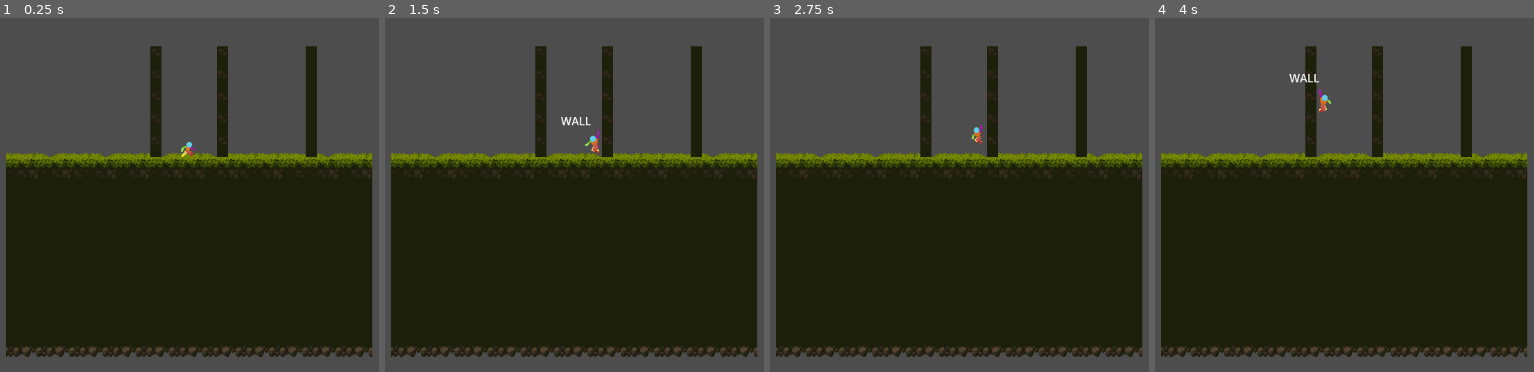
Above: before the commit, frames 1-4 (left to right).
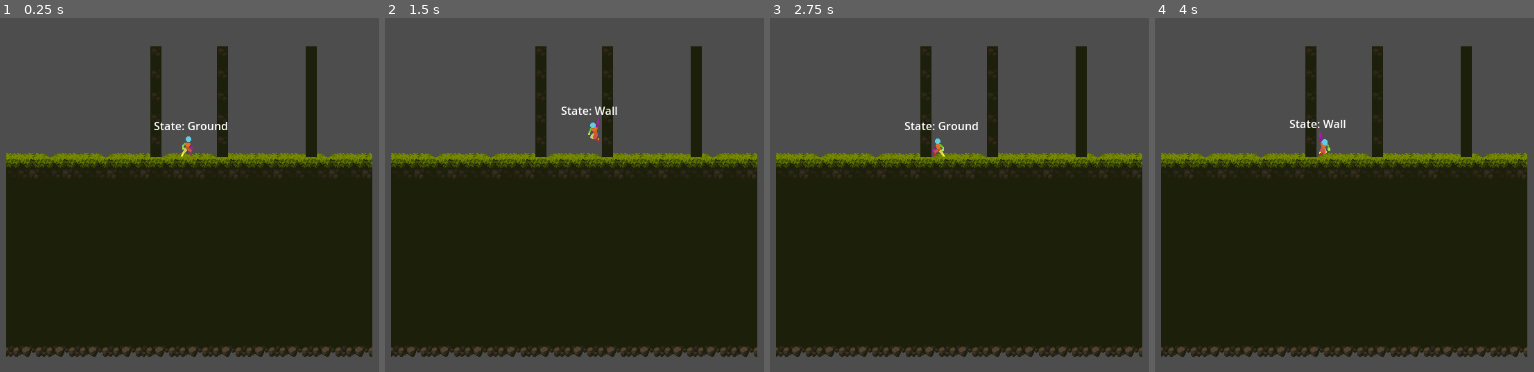
Above: after the commit, the same moments.

Repository: F1R3015/Blasphemous-Copia-Descaradisima
Game: Godot game, scene res://Levels/test_level.tscn
Same seed, same stepped clock (60 frames per second), same inputs: the game is played once before the commit and once after it.
Inputs:
- Up to frame 1 (0.25 s): no input
- Up to frame 2 (1.5 s): tap Enter at 0.5 s; hold Space (jump) 0.53-1.28 s; hold D (move_right) from 0.53 s (still down); tap Space (jump) at 1.35 s
- Up to frame 3 (2.75 s): tap Space (jump) at 1.52, 1.82 s; release D (move_right) at 2.03 s; hold A (move_left) from 2.03 s (still down); hold Space (jump) from 2.03 s (still down)
- Up to frame 4 (4 s): keep holding A (move_left); release Space (jump) at 2.78 s; tap Space (jump) at 2.85, 3.02, 3.32 s; hold Space (jump) from 3.53 s (still down)

The runs differ from the first frame. In frame 1, 0.3% of the frame differs, in the area x 40-61%, y 29-40%; in frame 2, 0.5%; in frame 3, 0.4%; in frame 4, 0.5%, in the area x 35-51%, y 15-39%.

Commit message:
Arreglado el movimiento del personaje

Diff:
--- a/Character/LandingState.gd
+++ b/Character/LandingState.gd
@@ -5,8 +5,20 @@
 
 @export var landing_animation_name : String = "land"
 @export var ground_state : State
-
+@export var air_state : State
 
 func _on_animation_tree_animation_finished(anim_name: StringName) -> void:
 	if( anim_name == landing_animation_name):
 		next_state = ground_state
+
+func jump():
+	character.velocity.y = character.jump_velocity
+	next_state = air_state
+	playback.travel("jump")
+
+func state_input(event : InputEvent):
+	if(event.is_action_pressed("jump")):
+		jump()
+
+func on_exit():
+	playback.next()
--- a/Character/StateDebug.gd
+++ b/Character/StateDebug.gd
@@ -9,7 +9,4 @@
 
 # Called every frame. 'delta' is the elapsed time since the previous frame.
 func _process(delta: float) -> void:
-	if wall_check.is_colliding() :
-		text = "WALL"
-	else :
-		text = ""
+	text = "State: " + state_machine.current_state.name
--- a/Character/WallState.gd
+++ b/Character/WallState.gd
@@ -5,6 +5,8 @@
 @export var landing_state : State
 @export var air_state : State
 @export var wall_check : RayCast2D
+@export var remain_in_wall : RayCast2D
+@export var sprite : Sprite2D
 
 func state_process(delta : float) :
 	character.velocity.y += (character.fall_gravity*delta)/32
@@ -12,21 +14,35 @@
 	if(character.is_on_floor()):
 		next_state = landing_state
 		playback.travel("land")
-
+	if(!remain_in_wall.is_colliding()):
+		playback.travel("falling")
+		next_state = air_state
 
 
 
 
 func state_input(event : InputEvent):
-	if(event.is_action_pressed("jump") ):
+	if(event.is_action_pressed("jump") && remain_in_wall.rotation_degrees == 0 && Input.is_action_pressed("move_left") && !Input.is_action_pressed("move_right")):
 		jump()
-	elif(event.is_action_pressed("jump")):
+	elif(event.is_action_pressed("jump") && remain_in_wall.rotation_degrees == 180 && Input.is_action_pressed("move_right") && !Input.is_action_pressed("move_left")):
 		jump()
+
+	if event.is_action_pressed("move_down"):
+		character.velocity.y *= 4
+	elif(event.is_action_released("move_down")):
+		character.velocity.y /= 4
 
 func on_enter():
 	character.velocity = Vector2.ZERO
+	remain_in_wall.rotation_degrees = wall_check.rotation_degrees
+	if remain_in_wall.rotation_degrees == 0 :
+		sprite.flip_h = false
+	else :
+		sprite.flip_h = true
 
-
+func on_exit():
+	if playback.get_current_node() == "wall_land" :
+		playback.next()
 
 func jump():
 	character.velocity = Vector2.ZERO
--- a/Character/player.tscn
+++ b/Character/player.tscn
@@ -179,7 +179,7 @@
 
 [sub_resource type="Animation" id="Animation_c8slg"]
 resource_name = "land"
-length = 0.8
+length = 0.1
 tracks/0/type = "value"
 tracks/0/imported = false
 tracks/0/enabled = true
@@ -335,6 +335,21 @@
 "transitions": PackedFloat32Array(1, 1, 1),
 "update": 1,
 "values": [0, 1, 2]
+}
+
+[sub_resource type="Animation" id="Animation_f8x03"]
+resource_name = "jab"
+tracks/0/type = "value"
+tracks/0/imported = false
+tracks/0/enabled = true
+tracks/0/path = NodePath(".:texture")
+tracks/0/interp = 1
+tracks/0/loop_wrap = true
+tracks/0/keys = {
+"times": PackedFloat32Array(),
+"transitions": PackedFloat32Array(),
+"update": 1,
+"values": []
 }
 
 [sub_resource type="AnimationLibrary" id="AnimationLibrary_f2pcj"]
@@ -342,6 +357,7 @@
 "RESET": SubResource("Animation_h3jn8"),
 "falling": SubResource("Animation_q5vl2"),
 "idle": SubResource("Animation_uhakv"),
+"jab": SubResource("Animation_f8x03"),
 "jump": SubResource("Animation_yuoau"),
 "land": SubResource("Animation_c8slg"),
 "run": SubResource("Animation_eyt81"),
@@ -426,9 +442,7 @@
 states/wall_slide/node = SubResource("AnimationNodeAnimation_bhm1h")
 states/wall_slide/position = Vector2(728, 110.562)
 transitions = ["Move", "jump", SubResource("AnimationNodeStateMachineTransition_xiwgb"), "land", "Move", SubResource("A …(759 unchanged characters)…
-graph_offset = Vector2(-63, -74.4378)
-
-[sub_resource type="AnimationNodeStateMachinePlayback" id="AnimationNodeStateMachinePlayback_sjq6e"]
+graph_offset = Vector2(-63, 6.99494)
 
 [node name="Player" type="CharacterBody2D"]
 texture_filter = 1
@@ -458,8 +472,6 @@
 [node name="AnimationTree" type="AnimationTree" parent="."]
 tree_root = SubResource("AnimationNodeStateMachine_33y3p")
 anim_player = NodePath("../AnimationPlayer")
-active = true
-parameters/playback = SubResource("AnimationNodeStateMachinePlayback_sjq6e")
 parameters/Move/blend_position = 0.998495
 
 [node name="CharacterStateMachine" type="Node" parent="." node_paths=PackedStringArray("character", "current_state", "animation_tree")]
@@ -478,23 +490,26 @@
 landing_state = NodePath("../Landing")
 wall_state = NodePath("../Wall")
 
-[node name="Landing" type="Node" parent="CharacterStateMachine" node_paths=PackedStringArray("ground_state")]
+[node name="Landing" type="Node" parent="CharacterStateMachine" node_paths=PackedStringArray("ground_state", "air_state")]
 script = ExtResource("11_nwd7a")
 ground_state = NodePath("../Ground")
+air_state = NodePath("../Air")
 can_move = false
 
-[node name="Wall" type="Node" parent="CharacterStateMachine" node_paths=PackedStringArray("landing_state", "air_state", "wall_check")]
+[node name="Wall" type="Node" parent="CharacterStateMachine" node_paths=PackedStringArray("landing_state", "air_state", "wall_check", "remain_in_wall", "sprite")]
 script = ExtResource("12_34ydv")
 landing_state = NodePath("../Landing")
 air_state = NodePath("../Air")
 wall_check = NodePath("../../WallCheck")
+remain_in_wall = NodePath("../../RemainInWall")
+sprite = NodePath("../../Sprite2D")
 can_move = false
 
 [node name="StateDebug" type="Label" parent="." node_paths=PackedStringArray("state_machine", "wall_check")]
 offset_left = -49.0
-offset_top = -41.0
+offset_top = -40.0
 offset_right = -4.0
-offset_bottom = -15.0
+offset_bottom = -14.0
 text = "State:"
 script = ExtResource("12_id8et")
 state_machine = NodePath("../CharacterStateMachine")
@@ -503,4 +518,7 @@
 [node name="WallCheck" type="RayCast2D" parent="."]
 target_position = Vector2(10.1, 0)
 
+[node name="RemainInWall" type="RayCast2D" parent="."]
+target_position = Vector2(10.1, 0)
+
 [connection signal="animation_finished" from="AnimationTree" to="CharacterStateMachine/Landing" method="_on_animation_tree_animation_finished"]
--- a/project.godot
+++ b/project.godot
@@ -12,7 +12,7 @@
 
 config/name="Blasphemous_Copia"
 run/main_scene="res://Levels/test_level.tscn"
-config/features=PackedStringArray("4.0", "Forward Plus")
+config/features=PackedStringArray("4.1", "Forward Plus")
 config/icon="res://icon.svg"
 
 [input]
@@ -32,6 +32,11 @@
 "events": [Object(InputEventKey,"resource_local_to_scene":false,"resource_name":"","device":-1,"window_id":0,"alt_pressed":false,"shift_pressed":false,"ctrl_pressed":false,"meta_pressed":false,"pressed":false,"keycode":0,"physical_keycode":32,"key_label":0,"unicode":32,"echo":false,"script":null)
 ]
 }
+move_down={
+"deadzone": 0.5,
+"events": [Object(InputEventKey,"resource_local_to_scene":false,"resource_name":"","device":-1,"window_id":0,"alt_pressed":false,"shift_pressed":false,"ctrl_pressed":false,"meta_pressed":false,"pressed":false,"keycode":0,"physical_keycode":83,"key_label":0,"unicode":115,"echo":false,"script":null)
+]
+}
 
 [physics]
 
Binary file added: art/player/Player Jab 48x48.png
Not shown, added: art/player/Player Jab 48x48.png.import
Binary file added: art/player/Player Punch Cross 64x64.png
Not shown, added: art/player/Player Punch Cross 64x64.png.import
Binary file added: art/player/player shoot 2H 48x48.png
Not shown, added: art/player/player shoot 2H 48x48.png.import
